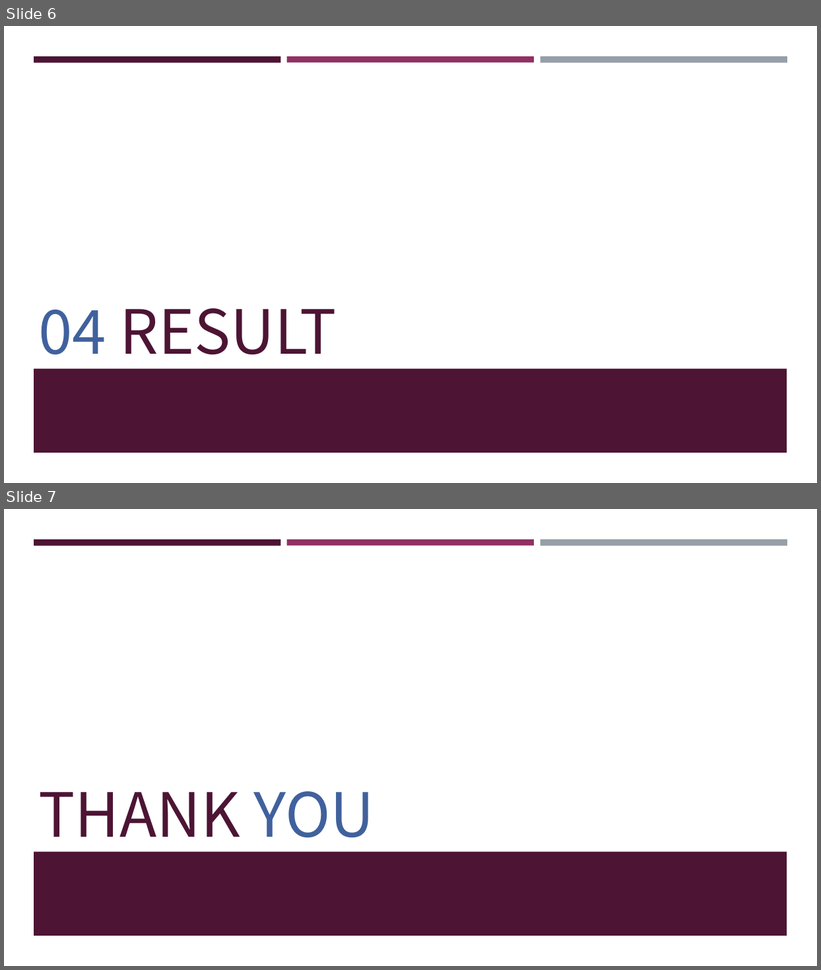
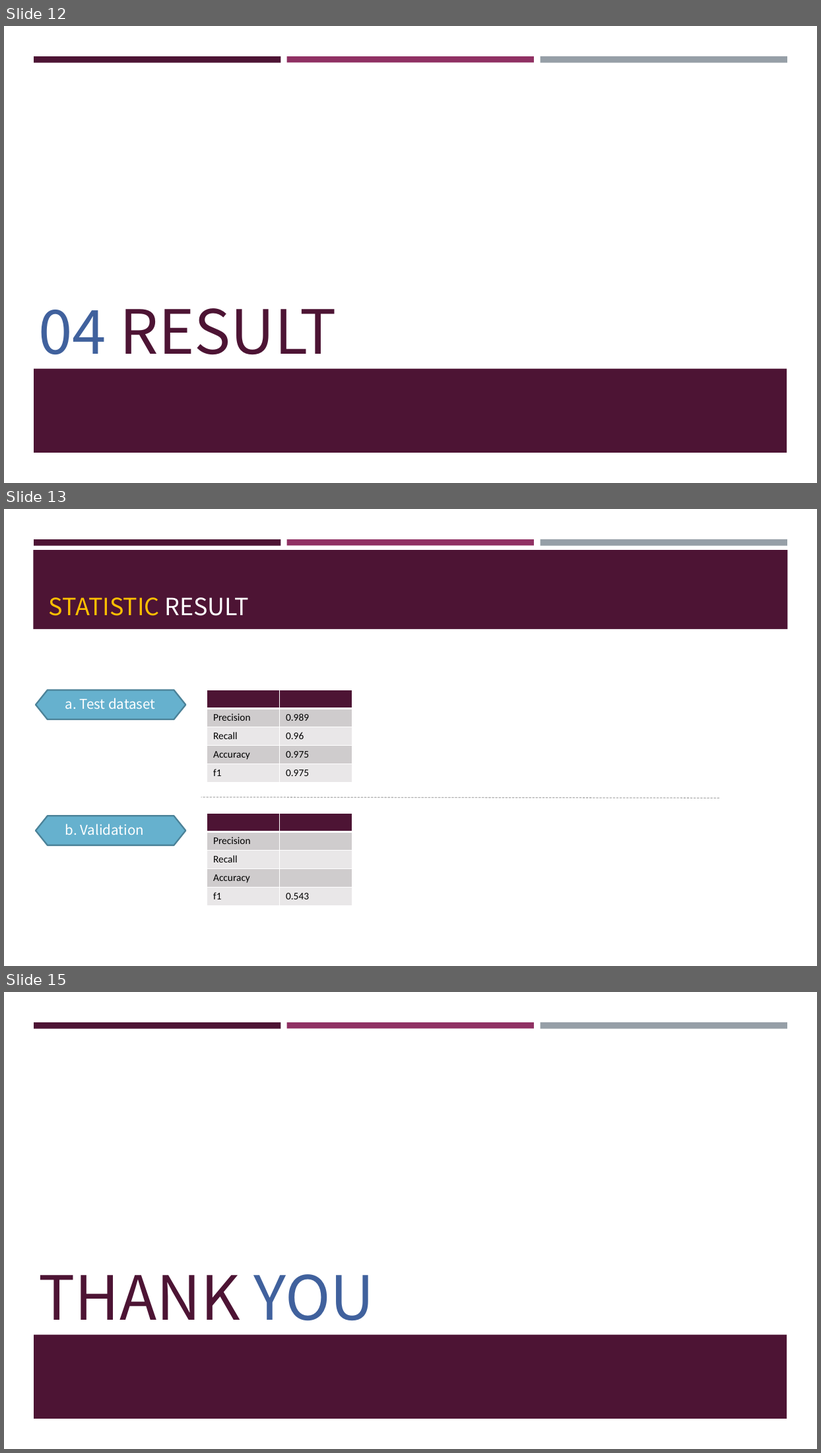
Before and after one commit to frankye1000/NYCU-DigitalMedicine, a slide deck: Case Presentation 1 Data/ppt/case1.pptx. Shown one above the other, each under a label of ours: slides 6 and 7 before the commit, slides 12, 13 and 15 after it; the slides between them are not shown. The pictures are 821x970 and 821x1453 pixels, drawn with LibreOffice and Linux fonts; fonts in the diff are those of the drawing. Boxes give left, top, right and bottom in pixels: in the first picture for what was removed or moved away, otherwise in the second. Text is boxed around its words. In the diff, an @@ line names an element or a change of style, - is before the commit and + after.

```diff
--- a/Case Presentation 1 Data/ppt/case1.pptx
+++ b/Case Presentation 1 Data/ppt/case1.pptx
@@ slide 13 added at [4,509,817,966], background #FFFFFF; not listed: 3 template elements that a slide beside it also shows @@
@@ rectangle added at [33,550,788,629], fill #4D1434 @@
@@ title added at [49,597,249,616], 28 pt, text #FFC000 @@
+STATISTIC RESULT
@@ hexagon added at [36,690,186,720], fill #66B1CE, outline #4B8398 1.75 pt @@
@@ text added at [65,698,155,709], 16 pt, text #FFFFFF @@
+a. Test dataset
@@ table added at [207,690,352,782], 5 rows, 2 columns @@
+ | 
+Precision | 0.989
+Recall | 0.96
+Accuracy | 0.975
+f1 | 0.975
@@ line added from (719, 798) to (201, 797), #B0B0B0 1 pt dashed @@
@@ hexagon added at [36,817,186,846], fill #66B1CE, outline #4B8398 1.75 pt @@
@@ text added at [65,824,144,835], 16 pt, text #FFFFFF @@
+b. Validation
@@ table added at [207,813,352,905], 5 rows, 2 columns @@
+ | 
+Precision | 
+Recall | 
+Accuracy | 
+f1 | 0.543
@@ what was slide 6 is now slide 12 @@
@@ what was slide 7 is now slide 15 @@
```
Also in this commit, not shown: 1 slide changed, 9 other slides added, 1 slide removed, 3 other files.
